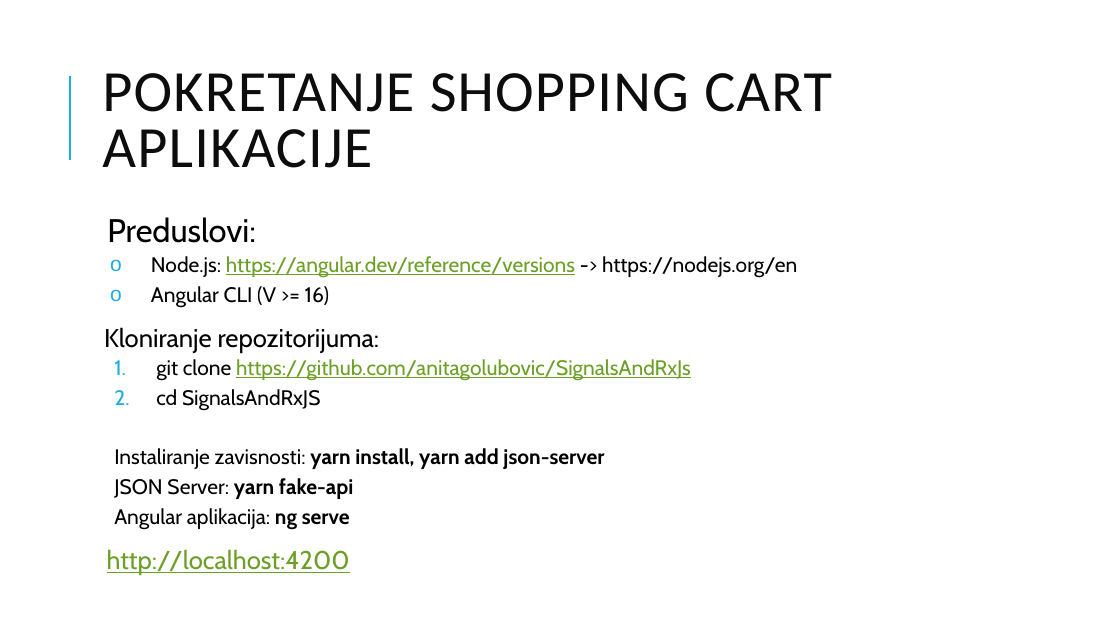
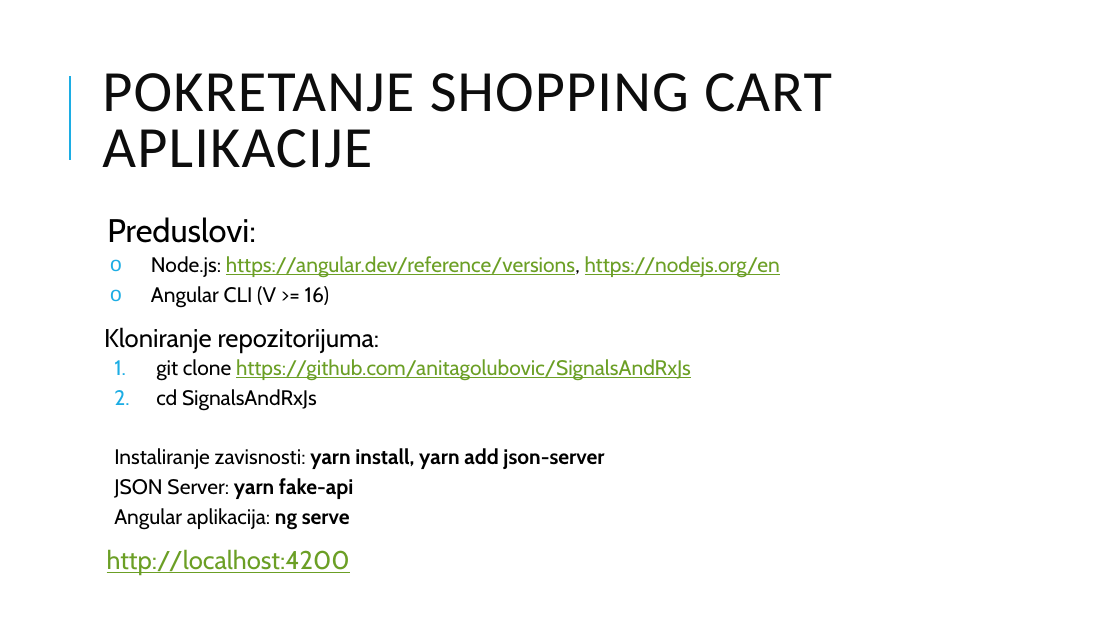
Before and after one commit to anitagolubovic/SignalsAndRxJs, a slide deck: slide 17 of Signali I RxJS.pptx. Drawn at 1120x630 pixels with LibreOffice and Linux fonts; fonts in the diff are those of the drawing. Boxes give left, top, right and bottom in pixels: in the first picture for what was removed or moved away, otherwise in the second. Text is boxed around its words. In the diff, an @@ line names an element or a change of style, - is before the commit and + after.

Commit message:
slide fix

```diff
--- a/Signali I RxJS.pptx
+++ b/Signali I RxJS.pptx
@@ text at box(151, 256, 780, 278): text changed @@
-  o Node.js: https://angular.dev/reference/versions -> https://nodejs.org/en
+  o Node.js: https://angular.dev/reference/versions, https://nodejs.org/en
@@ text at box(156, 389, 317, 411): text changed @@
-  2. cd SignalsAndRxJS
+  2. cd SignalsAndRxJs
```
